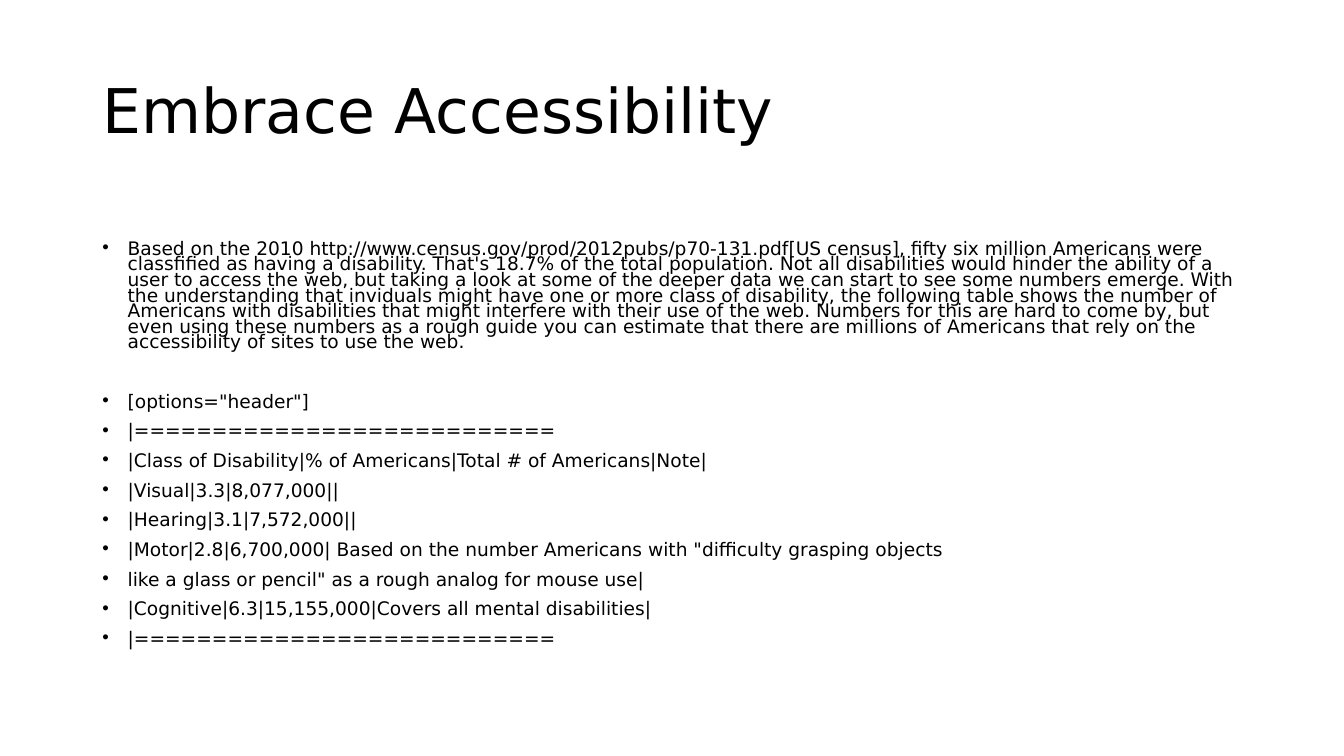
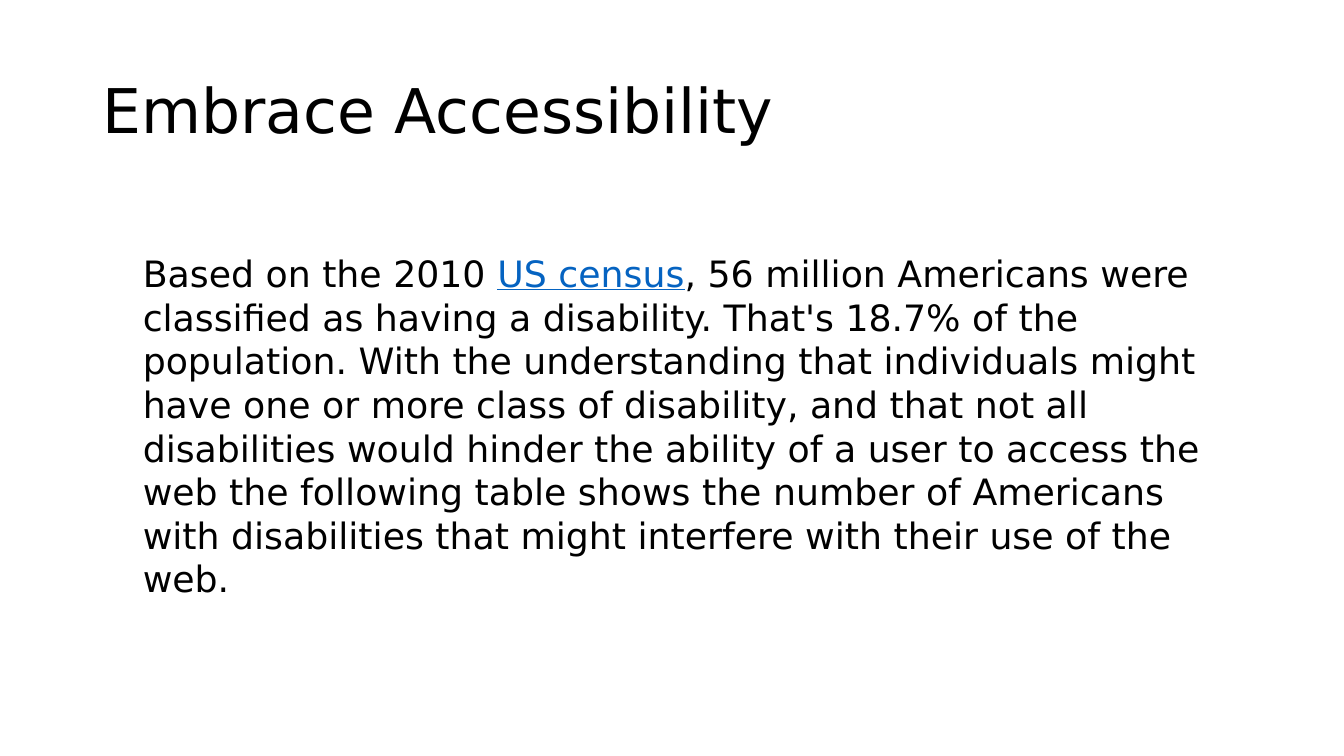
Before and after one commit to roblarsen/rob-larsen-presentations, a slide deck: slide 26 of wild-world-web.pptx (slide 25 before the commit). Drawn at 1344x756 pixels with LibreOffice and Linux fonts; fonts in the diff are those of the drawing; background and template pictures are left out. Boxes give left, top, right and bottom in pixels: in the first picture for what was removed or moved away, otherwise in the second. Text is boxed around its words. In the diff, an @@ line names an element or a change of style, - is before the commit and + after.

```diff
--- a/wild-world-web.pptx
+++ b/wild-world-web.pptx
@@ text at box(143, 259, 1199, 593): text changed; size 13.3 to 25.9 pt @@
-• Based on the 2010 http://www.census.gov/prod/2012pubs/p70-131.pdf[US census], fifty six million Americans were classfified as having a disability. That's 18.7% of the total population. Not all disabilities would hinder the ability of a user to access the web, but taking a look at some of the deeper data we can start to see some numbers emerge. With the understanding that inviduals might have one or more class of disability, the following table shows the number of Americans with disabilities that might interfere with their use of the web. Numbers for this are hard to come by, but even using these numbers as a rough guide you can estimate that there are millions of Americans that rely on the accessibility of sites to use the web.
-• [options="header"]
-• |===========================
-• |Class of Disability|% of Americans|Total # of Americans|Note|
-• |Visual|3.3|8,077,000||
-• |Hearing|3.1|7,572,000||
-• |Motor|2.8|6,700,000| Based on the number Americans with "difficulty grasping objects
-• like a glass or pencil" as a rough analog for mouse use|
-• |Cognitive|6.3|15,155,000|Covers all mental disabilities|
-• |===========================
+Based on the 2010 US census, 56 million Americans were classified as having a disability. That's 18.7% of the population. With the understanding that individuals might have one or more class of disability, and that not all disabilities would hinder the ability of a user to access the web the following table shows the number of Americans with disabilities that might interfere with their use of the web.
```
Also in this commit, not shown: 16 other slides changed, 8 slides added.
